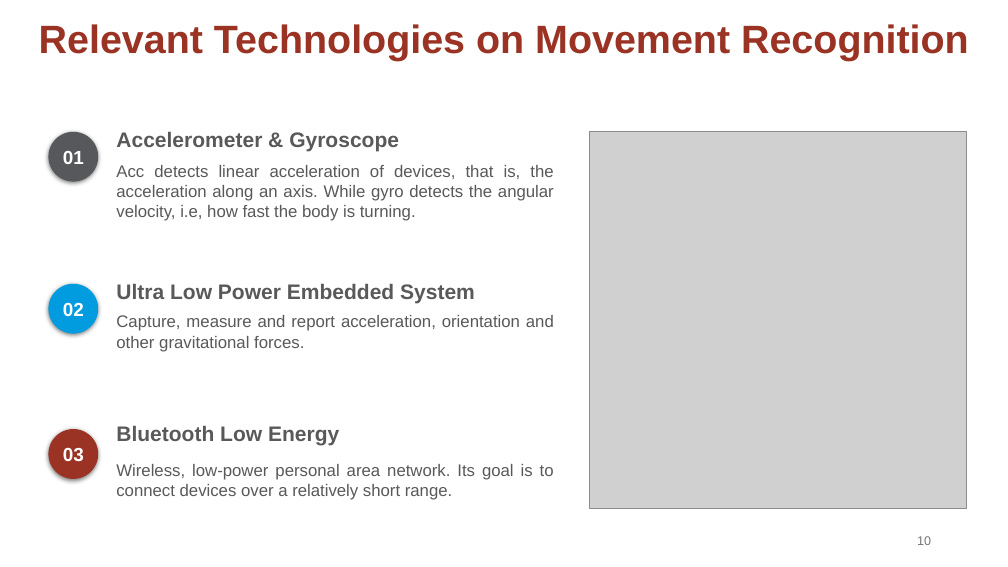
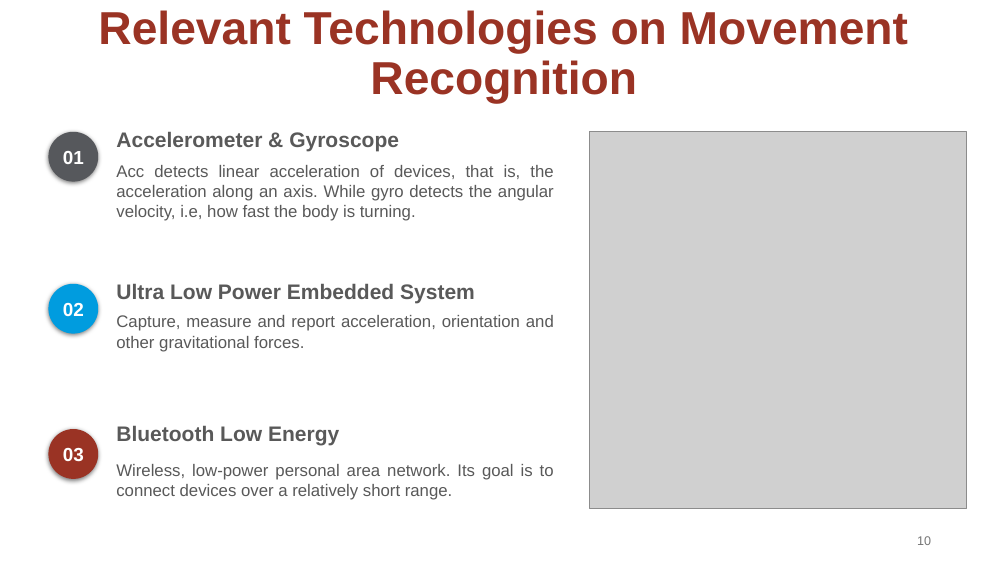
Before and after one commit to osduarte/TESE-MEIC-2324, a slide deck: slide 10 of Relatório intermédio/Apresentação intermédia da TESE_final.pptx. Drawn at 1008x567 pixels with LibreOffice and Linux fonts; fonts in the diff are those of the drawing; grey boxes stand for pictures. Boxes give left, top, right and bottom in pixels: in the first picture for what was removed or moved away, otherwise in the second. Text is boxed around its words. In the diff, an @@ line names an element or a change of style, - is before the commit and + after.

```diff
--- a/Relatório intermédio/Apresentação intermédia da TESE_final.pptx
+++ b/Relatório intermédio/Apresentação intermédia da TESE_final.pptx
@@ title "Relevant Technologies on Movement Recognition" at [98,10,908,104]: size 37.6 to 44 pt @@
```
Also in this commit, not shown: 6 other slides changed, 1 other file.
